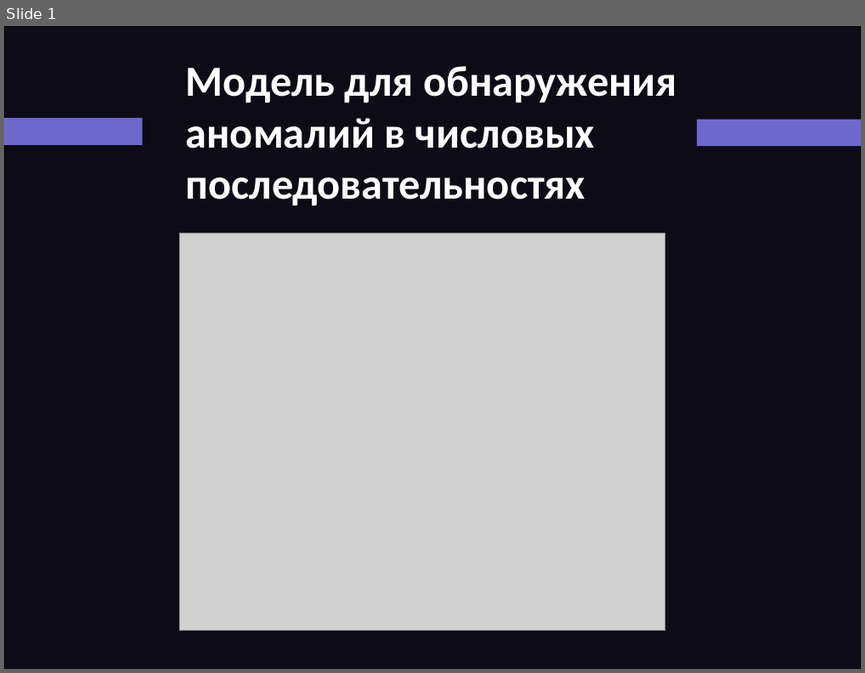
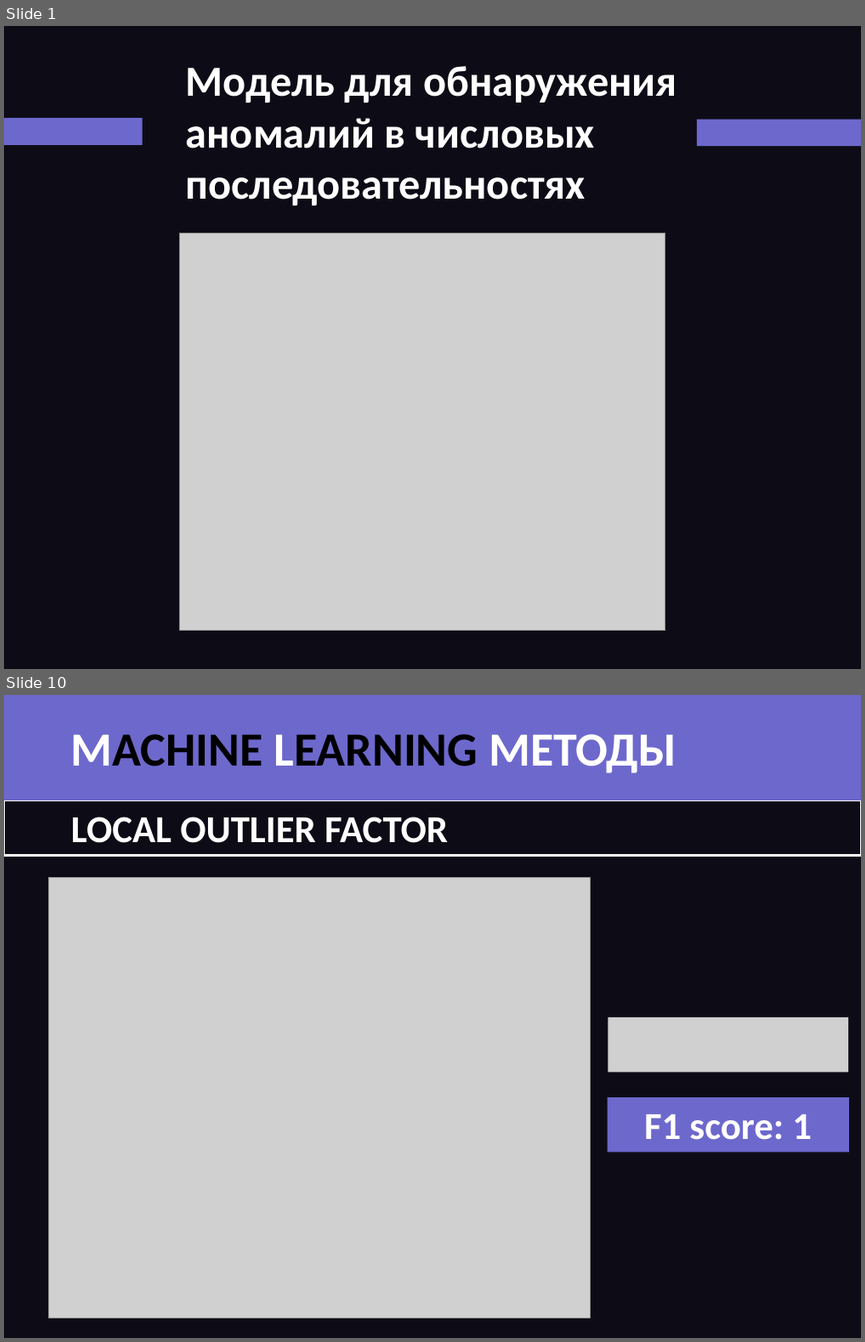
Before and after one commit to YarikOfficial/Mashinka, a slide deck: презентация.pptx. Shown one above the other, each under a label of ours: slide 1 before the commit, slides 1 and 10 after it; the slides between them are not shown. The pictures are 865x673 and 865x1342 pixels, drawn with LibreOffice and Linux fonts; fonts in the diff are those of the drawing; grey boxes stand for pictures. Boxes give left, top, right and bottom in pixels: in the first picture for what was removed or moved away, otherwise in the second. Text is boxed around its words. In the diff, an @@ line names an element or a change of style, - is before the commit and + after.

```diff
--- a/презентация.pptx
+++ b/презентация.pptx
@@ slide 10 added at (4, 695, 861, 1338), background #0D0C16 @@
@@ rectangle added at (4, 695, 861, 800), fill #6D68CC @@
@@ text added at (71, 734, 676, 773), 40 pt, text #000000, bold @@
+MACHINE LEARNING МЕТОДЫ
@@ rectangle added at (4, 800, 861, 855), fill #0D0C16, outline #FFFFFF 2 pt @@
@@ text added at (71, 817, 448, 843), 32 pt, text #FFFFFF, bold @@
+LOCAL OUTLIER FACTOR
@@ picture added at (49, 878, 590, 1318) @@
@@ picture added at (608, 1017, 848, 1072) @@
@@ rectangle added at (608, 1097, 849, 1151), fill #6D68CC, 32 pt, text #FFFFFF, bold @@
+F1 score: 1
```
Also in this commit, not shown: 4 slides changed, 6 other slides added, 1 slide removed.
